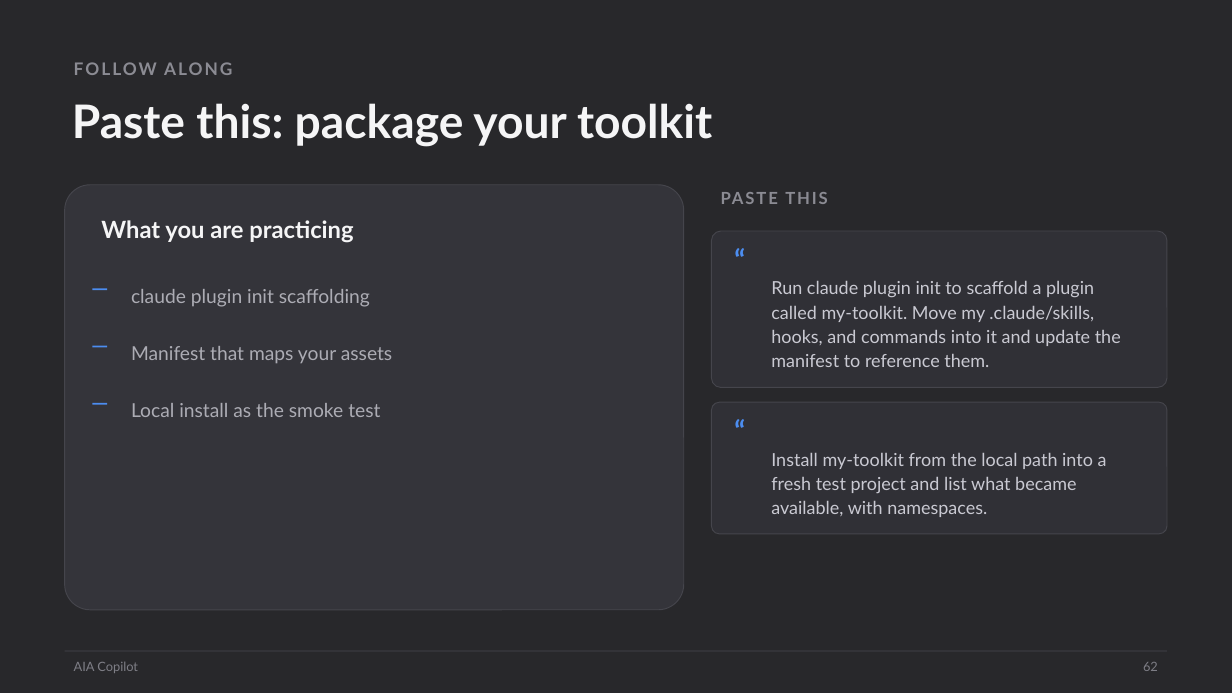
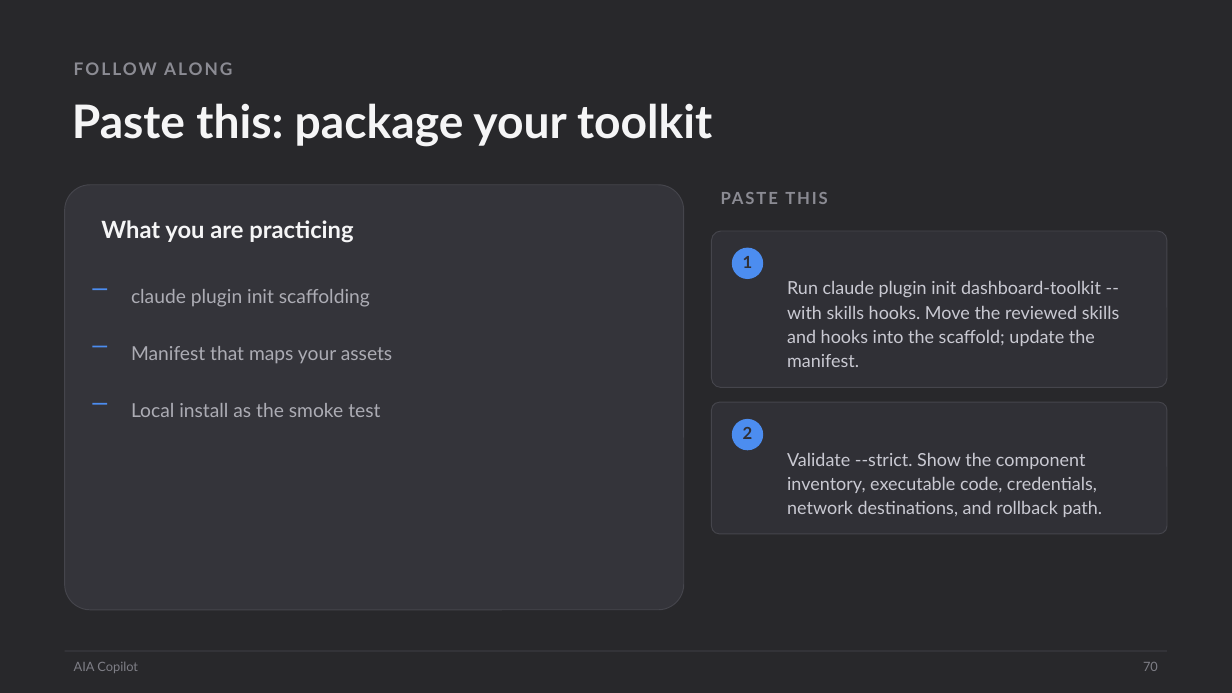
Before and after one commit to scottrhay/AIA-ClaudeCopilot, a slide deck: slide 70 of claude-code-3day/slides/Day2_Claude_Code_Extensions.pptx (slide 62 before the commit). Drawn at 1232x693 pixels with LibreOffice and Linux fonts; fonts in the diff are those of the drawing. Boxes give left, top, right and bottom in pixels: in the first picture for what was removed or moved away, otherwise in the second. Text is boxed around its words. In the diff, an @@ line names an element or a change of style, - is before the commit and + after.

```diff
--- a/claude-code-3day/slides/Day2_Claude_Code_Extensions.pptx
+++ b/claude-code-3day/slides/Day2_Claude_Code_Extensions.pptx
@@ text in ellipse at <box>732,248,763,279</box>: text removed @@
-“
@@ ellipse: place and size @@
-ellipse at <box>726,238,753,265</box>
+ellipse at <box>732,248,763,279</box>
@@ ellipse at <box>732,248,763,279</box>: fill none to #4C8DF0 @@
@@ text added at <box>743,256,753,268</box>, 13 pt, text #303036, bold @@
+1
@@ text at <box>787,281,1120,367</box>: text changed @@
-Run claude plugin init to scaffold a plugin called my-toolkit. Move my .claude/skills, hooks, and commands into it and update the manifest to reference them.
+Run claude plugin init dashboard-toolkit --with skills hooks. Move the reviewed skills and hooks into the scaffold; update the manifest.
@@ text removed at <box>726,409,753,436</box> @@
-“
@@ ellipse added at <box>732,419,763,450</box>, fill #4C8DF0 @@
@@ text added at <box>743,427,753,439</box>, 13 pt, text #303036, bold @@
+2
@@ text at <box>787,453,1103,517</box>: text changed @@
-Install my-toolkit from the local path into a fresh test project and list what became available, with namespaces.
+Validate --strict. Show the component inventory, executable code, credentials, network destinations, and rollback path.
@@ text at <box>1143,662,1158,671</box>: text changed @@
-62
+70
```
Also in this commit, not shown: 55 other slides changed, 14 slides added, 4 slides removed, 15 other files.
